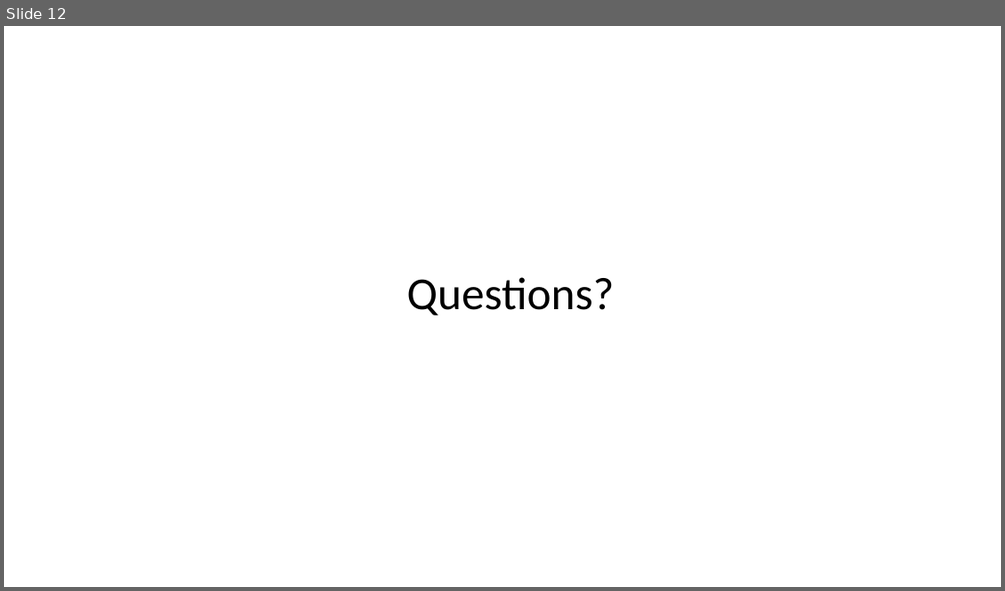
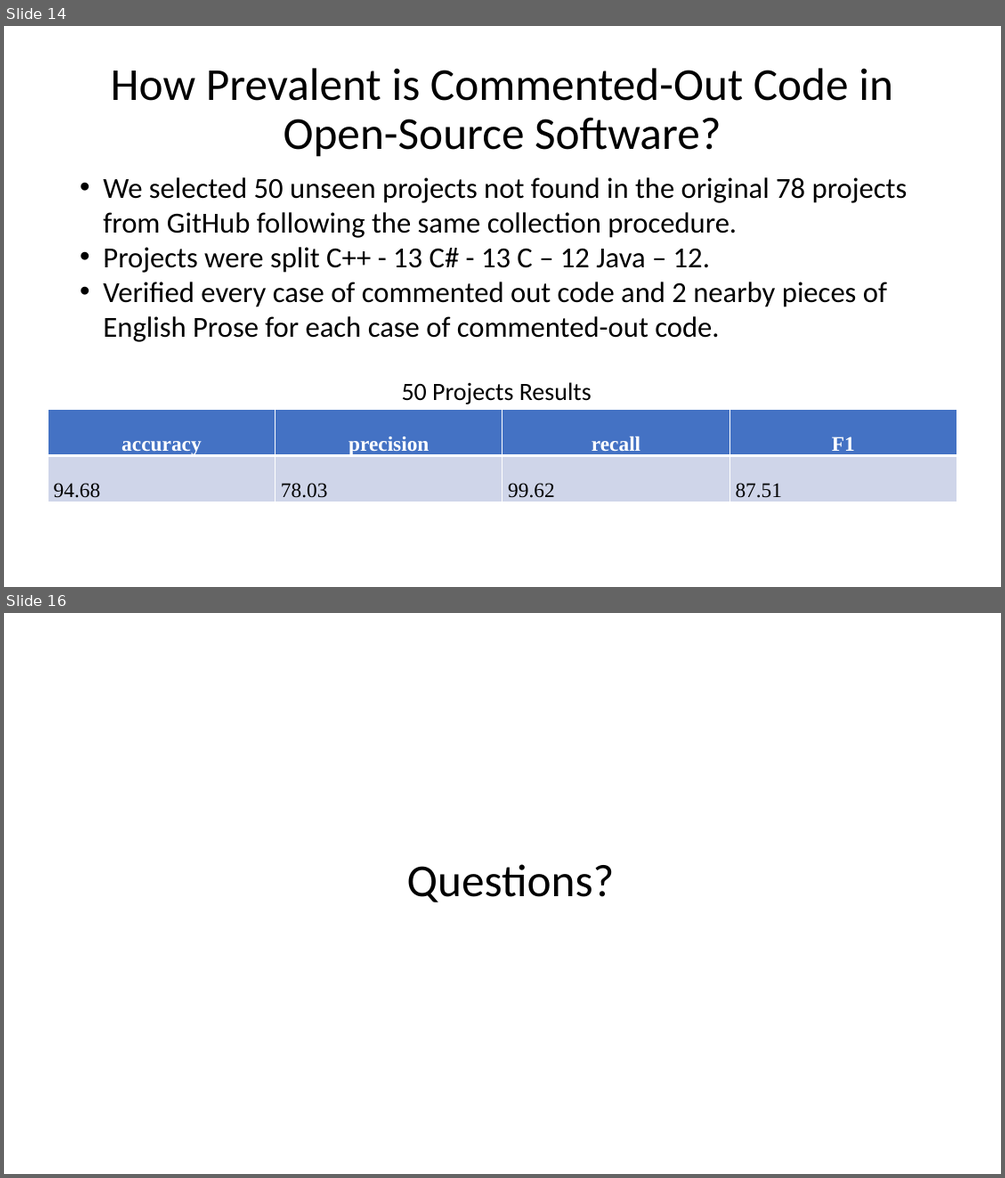
Before and after one commit to mjdecker/Commented-out-Code-Analysis, a slide deck: AUTOMATIC IDENTIFICATION AND ANALYSIS OF COMMENTED OUT CODE.pptx. Shown one above the other, each under a label of ours: slide 12 before the commit, slides 14 and 16 after it; the slides between them are not shown. The pictures are 1005x591 and 1005x1178 pixels, drawn with LibreOffice and Linux fonts; fonts in the diff are those of the drawing. Boxes give left, top, right and bottom in pixels: in the first picture for what was removed or moved away, otherwise in the second. Text is boxed around its words. In the diff, an @@ line names an element or a change of style, - is before the commit and + after.

```diff
--- a/AUTOMATIC IDENTIFICATION AND ANALYSIS OF COMMENTED OUT CODE.pptx
+++ b/AUTOMATIC IDENTIFICATION AND ANALYSIS OF COMMENTED OUT CODE.pptx
@@ slide 14 added at (4,26,1001,587), background #FFFFFF @@
@@ title added at (111,68,893,157), 44 pt, text #000000 @@
+How Prevalent is Commented-Out Code in Open-Source Software?
@@ text added at (103,177,907,342), 28 pt, text #000000 @@
+• We selected 50 unseen projects not found in the original 78 projects from GitHub following the same collection procedure.
+• Projects were split C++ - 13 C# - 13 C – 12 Java – 12.
+• Verified every case of commented out code and 2 nearby pieces of English Prose for each case of commented-out code.
@@ text added at (402,382,591,404), 24 pt, text #000000 @@
+50 Projects Results
@@ table added at (48,410,957,501), 2 rows, 4 columns @@
+accuracy | precision | recall | F1
+94.68 | 78.03 | 99.62 | 87.51
@@ what was slide 12 is now slide 16 @@
```
Also in this commit, not shown: 6 slides changed, 6 other slides added, 3 slides removed.
